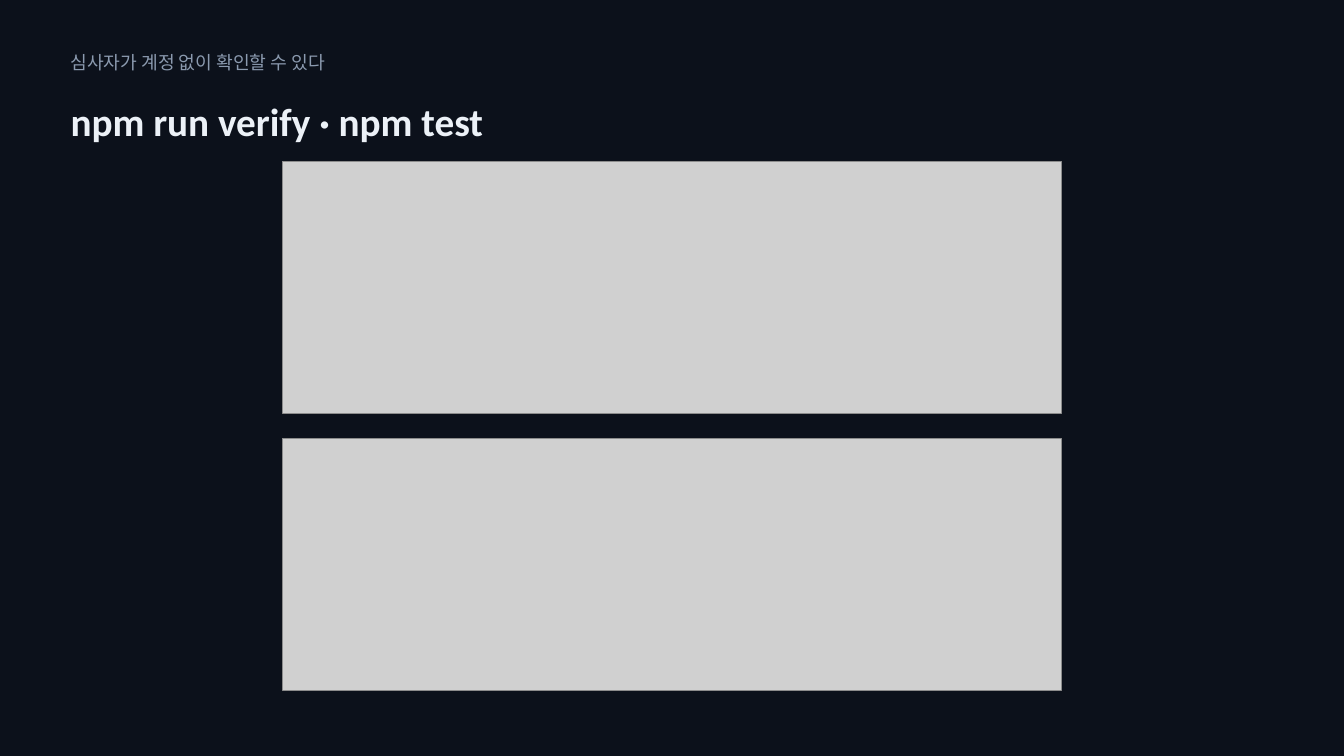
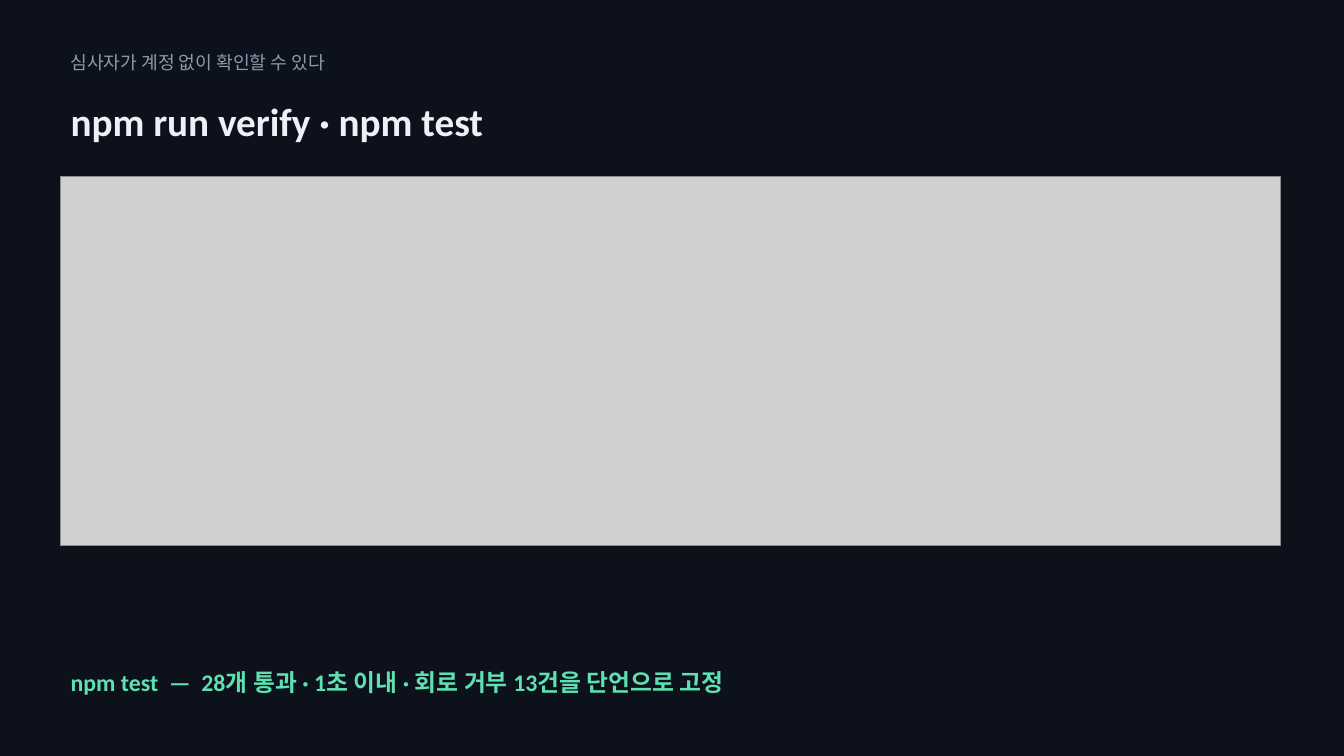
Before and after one commit to SeoDongOk/proof-of-track-record, a slide deck: slide 13 of deck/proof-of-track-record.pptx. Drawn at 1344x756 pixels with LibreOffice and Linux fonts; fonts in the diff are those of the drawing; grey boxes stand for pictures. Boxes give left, top, right and bottom in pixels: in the first picture for what was removed or moved away, otherwise in the second. Text is boxed around its words. In the diff, an @@ line names an element or a change of style, - is before the commit and + after.

```diff
--- a/deck/proof-of-track-record.pptx
+++ b/deck/proof-of-track-record.pptx
@@ picture: place and size @@
-picture at (282,161,1062,413)
+picture at (60,176,1280,545)
@@ picture removed at (282,439,1062,691) @@
@@ text added at (71,671,724,695), 17 pt, text #5EE0B0, bold @@
+npm test — 28개 통과 · 1초 이내 · 회로 거부 13건을 단언으로 고정
```
Also in this commit, not shown: 6 other slides changed, 26 other files.
